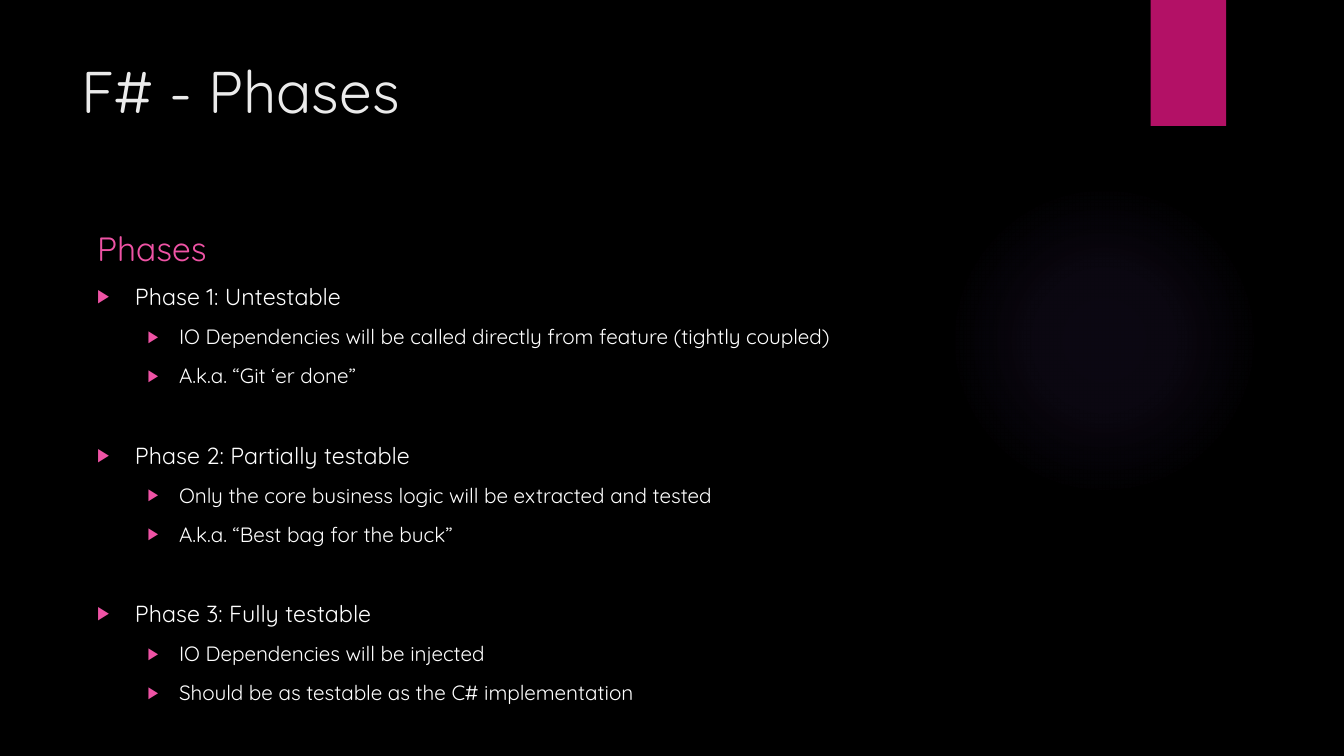
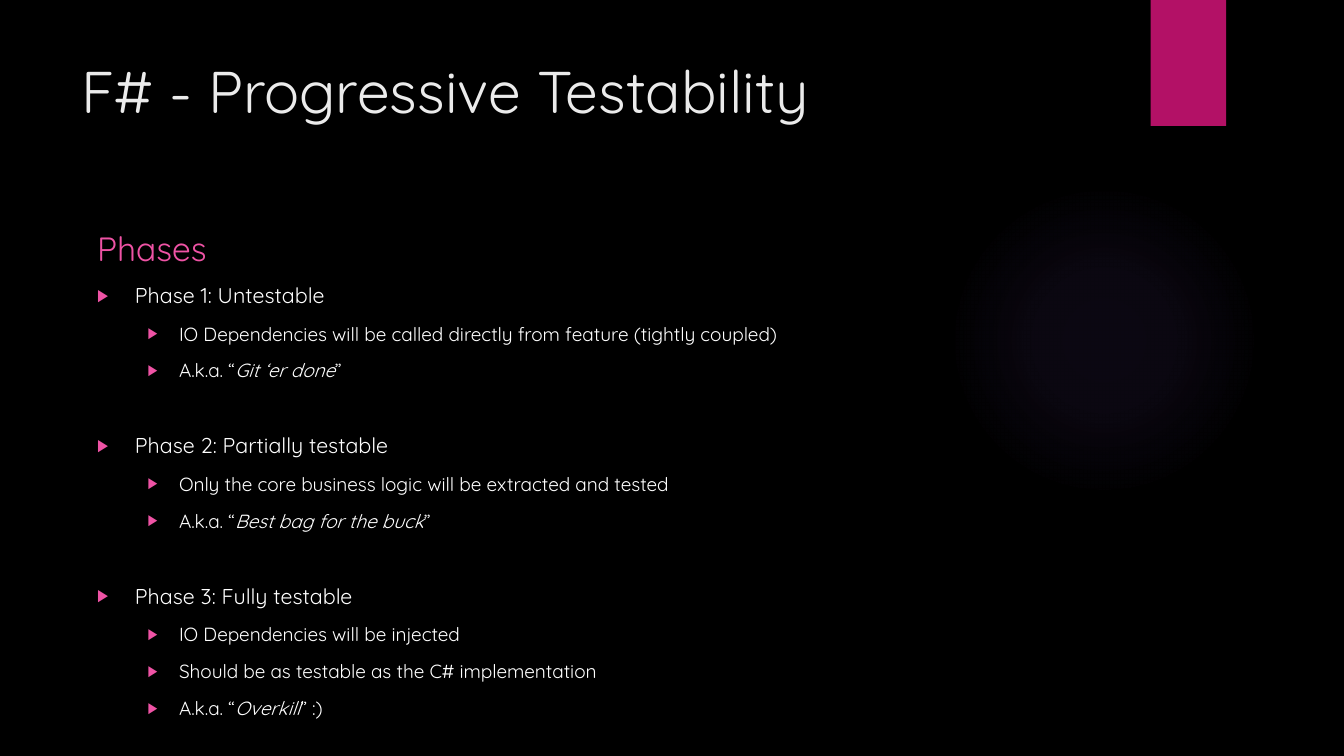
Before and after one commit to JordanMarr/TradeMinderFSharp, a slide deck: slide 12 of TradeMinder F# - C#.pptx. Drawn at 1344x756 pixels with LibreOffice and Linux fonts; fonts in the diff are those of the drawing; background and template pictures are left out. Boxes give left, top, right and bottom in pixels: in the first picture for what was removed or moved away, otherwise in the second. Text is boxed around its words. In the diff, an @@ line names an element or a change of style, - is before the commit and + after.

```diff
--- a/TradeMinder F# - C#.pptx
+++ b/TradeMinder F# - C#.pptx
@@ title at (81, 69, 809, 125): text changed @@
-F# - Phases
+F# - Progressive Testability
@@ text at (135, 287, 777, 682): paragraph added @@
+  ▶ A.k.a. “Overkill” :)
@@ text at (135, 287, 777, 682): size 16.6 to 15.3 pt in "Phase 1: Untestable", "Phase 2: Partially testable", "Phase 3: Fully testable"; size 14.8 to 13.6 pt in "IO Dependencies will be called directly from ...", "A.k.a. “Git ‘er done”", "Only the core business logic will be ...", "A.k.a. “Best bag for the buck”" and 2 more places; italic on in "“Git ‘er done”", "“Best bag for the buck”" @@
```
Also in this commit, not shown: 15 other slides changed, 1 slide added, 1 slide removed.
